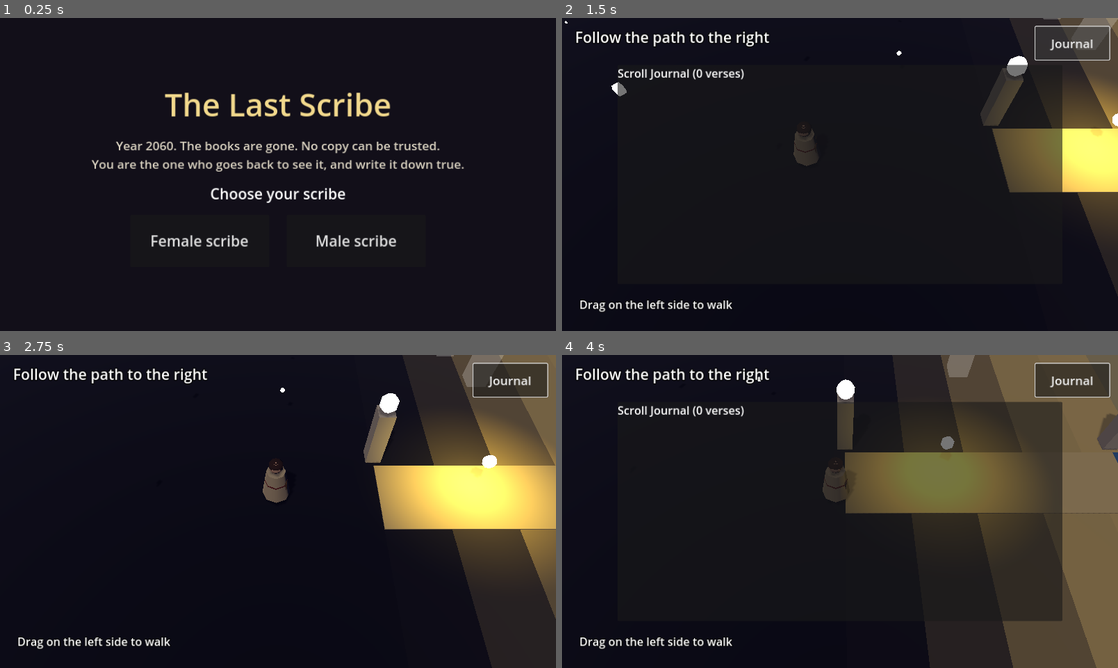
Above: before the commit, frames 1-4 (two rows, left to right).
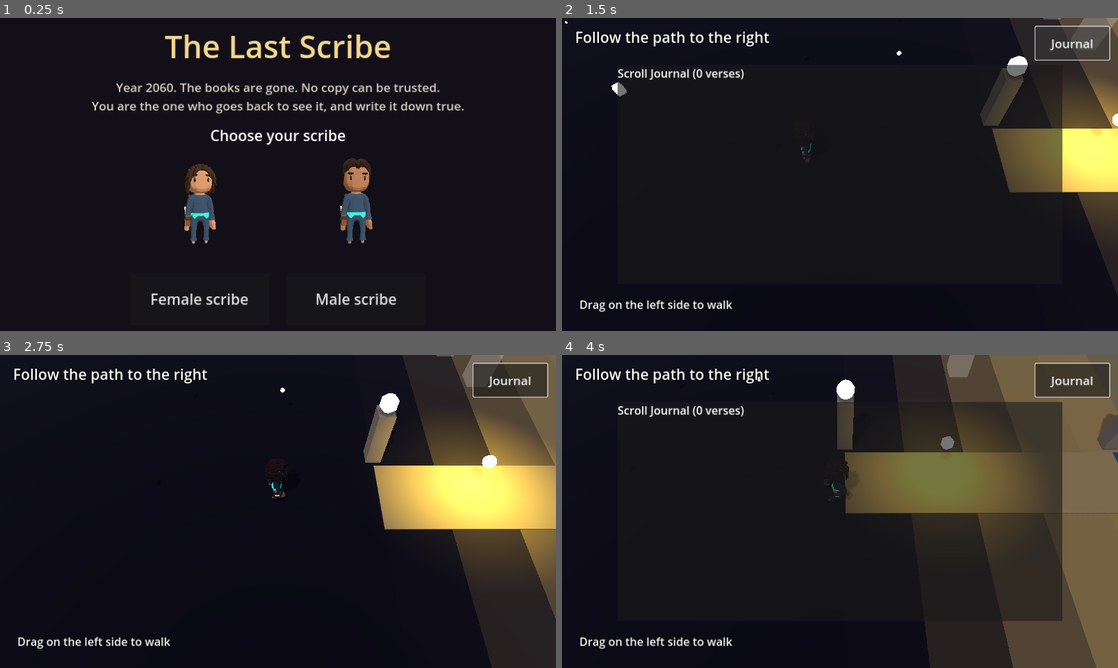
Above: after the commit, the same moments.

Repository: ncpeter3/The-Last-Scribe
Game: Godot game, scene res://core/main.tscn
Same seed, same stepped clock (60 frames per second), same inputs: the game is played once before the commit and once after it.
Inputs (mouse positions are in pixels of both pictures, inside the frame that each line leads up to):
- Up to frame 1 (0.25 s): no input
- Up to frame 2 (1.5 s): click "Female scribe" at 0.5 s; click "Journal" at 1.25 s
- Up to frame 3 (2.75 s): tap Enter at 2, 2.1 s; move the mouse to (400, 495) at 2.02 s; hold D (move_right) from 2.03 s (still down); click (400, 495) at 2.17 s; tap Space at 2.27 s
- Up to frame 4 (4 s): release D (move_right) at 2.75 s; drag from (728, 527) to (812, 574) at 2.77 s; move the mouse to (895, 442) at 3.52 s; hold D (move_right) from 3.53 s (still down); tap Enter at 3.6 s

The runs differ from the first frame. In frame 1, 9.8% of the frame differs, in the area x 16-84%, y 5-92%; in frame 2, 0.3%; in frame 3, 0.4%; in frame 4, 0.4%.

Commit message:
Add real 3D characters, animals and nature art (CC0 Quaternius)
Scribes in 2060 robes with satchel and scroll, Adam and Eve (Eden garments
and coats of skins), cherub, serpent, 15 animals and 24 nature models,
built by Blender scripts in tools/art from CC0 packs. Characters animate
(Idle/Walk); start screen shows the scribe models.

Co-Authored-By: Claude Opus 5.5 <noreply@anthropic.com>
Claude-Session: https://claude.ai/code/session_01QASv4JMoudXv5pyhSDpncy

Diff:
--- a/chapters/01_adam_and_eve/scenes/chapter.gd
+++ b/chapters/01_adam_and_eve/scenes/chapter.gd
@@ -17,7 +17,9 @@
 	"eden": Color(0.3, 0.65, 0.3), "naming": Color(0.35, 0.7, 0.32), "flowers": Color(0.38, 0.72, 0.4),
 	"tree": Color(0.3, 0.55, 0.28), "dark": Color(0.2, 0.3, 0.2), "gate": Color(0.55, 0.4, 0.25),
 }
-const ANIMAL_COLORS := [Color(0.7, 0.5, 0.3), Color(0.85, 0.8, 0.7), Color(0.55, 0.4, 0.3), Color(0.8, 0.65, 0.35), Color(0.4, 0.4, 0.42)]
+# Land animals made on day six and named by Adam: [model id, scale].
+const LAND_ANIMALS := [["cow", 1.0], ["horse", 1.0], ["sheep", 1.0], ["pig", 1.0], ["llama", 1.0], ["zebra", 1.0],
+	["wolf", 1.0], ["fox", 1.0], ["dog", 1.0], ["cat", 1.0], ["chick", 1.2], ["sheep", 0.9], ["cow", 0.9]]
 
 var _scribe: Node3D
 var _cam: Camera3D
@@ -193,7 +195,7 @@
 		_build_section(root, String(b["scenery"]), x0, x1)
 		_marker(root, x1)
 		for f in b.get("figures", []):
-			_figure(root, String(f), x1)
+			_figure(root, String(f), x1, String(b["id"]))
 		x0 = x1
 	_build_section(root, "gate", x0, _world_end + 30.0)
 	_build_ground(root)
@@ -245,6 +247,8 @@
 		"sea":
 			for i in int(len * 0.3):
 				Props.rock(root, Vector3(_rng.randf_range(x0, sea_split), 0.0, _side_z(3.0, 14.0)), _rng.randf_range(0.6, 1.8), Color(0.45, 0.5, 0.52))
+			for i in 8:
+				Props.creature(root, "fish", Vector3(_rng.randf_range(x0, sea_split), 0.05, _side_z(2.0, 10.0)), 1.6)
 			_scatter_plants(root, sea_split, x1, 0.9, false)
 		"sky":
 			_scatter_plants(root, x0, x1, 1.0, true)
@@ -257,11 +261,13 @@
 				Props.bird(root, Vector3(_rng.randf_range(x0, x1), _rng.randf_range(3, 6), _rng.randf_range(-8, 8)), Color(0.9, 0.9, 0.95))
 			Props.slab(root, mid + 2, mid + 9, Color(0.2, 0.5, 0.75), -12, -5, 0.03, 0.1)
 			for i in 6:
-				Props.add(root, Props.sphere(0.25, 0.5, 6), Color(0.95, 0.55, 0.2), Vector3(mid + _rng.randf_range(2.5, 8.5), 0.06, _rng.randf_range(-11.5, -5.5)))
+				Props.creature(root, "fish", Vector3(mid + _rng.randf_range(2.5, 8.5), 0.05, _rng.randf_range(-11.5, -5.5)), 1.4)
+			Props.creature(root, "whale", Vector3(mid + 5.5, -0.9, -8.5), 0.55)
+			Props.creature(root, "eagle", Vector3(mid - 3, 4.5, -6), 1.0)
 		"animals":
 			_scatter_plants(root, x0, x1, 1.0, true)
 			for i in int(len * 0.5):
-				Props.animal(root, Vector3(_rng.randf_range(x0, x1), 0, _side_z(2.0, 9.0)), ANIMAL_COLORS[_rng.randi() % ANIMAL_COLORS.size()], _rng.randf_range(0.8, 1.3), _rng.randf() < 0.2)
+				_land_animal(root, Vector3(_rng.randf_range(x0, x1), 0, _side_z(2.0, 9.0)))
 		"rest":
 			_scatter_plants(root, x0, x1, 1.3, true)
 			for i in int(len * 0.8):
@@ -286,6 +292,8 @@
 		var p := Vector3(_rng.randf_range(x0, x1), 0, _side_z(2.5, 12.0))
 		if trees and _rng.randf() < 0.3:
 			Props.tree(root, p + Vector3(0, 0, signf(p.z) * _rng.randf_range(0, 5)), _rng.randf_range(0.8, 1.5), Color(0.2, 0.55, 0.25))
+		elif _rng.randf() < 0.12:
+			Props.nature(root, "bush", p, _rng.randf_range(0.5, 0.8))
 		else:
 			Props.grass(root, p, Color(0.25, 0.6, 0.25))
 
@@ -298,18 +306,25 @@
 	var len := x1 - x0
 	for i in int(len * dense):
 		var p := Vector3(_rng.randf_range(x0, x1), 0, _side_z(2.8, 16.0))
-		Props.tree(root, p, _rng.randf_range(0.9, 1.7), leaf.lightened(_rng.randf_range(-0.05, 0.1)), Color(0.9, 0.75, 0.2) if _rng.randf() < 0.3 else Color(0, 0, 0, 0))
+		Props.tree(root, p, _rng.randf_range(0.9, 1.7), leaf.lightened(_rng.randf_range(-0.05, 0.1)), Color(0.9, 0.75, 0.2) if _rng.randf() < 0.3 else Color(0, 0, 0, 0),
+				"dead_tree" if kind == "dark" and _rng.randf() < 0.35 else "")
 	for i in int(len * 1.5):
 		Props.flower(root, Vector3(_rng.randf_range(x0, x1), 0, _rng.randf_range(-6, 6)), [Color(1, 0.5, 0.6), Color(1, 0.9, 0.4), Color(0.7, 0.6, 1.0), Color(1, 1, 1)][_rng.randi() % 4])
 	if kind == "eden":
 		Props.slab(root, x0, x1, Color(0.25, 0.55, 0.8), -9.5, -6.0, 0.03, 0.1)
-		Props.tree(root, Vector3(x1 - 4.0, 0, -3.2), 1.3, Color(0.3, 0.7, 0.3), Color(1.0, 0.85, 0.3))
+		# The tree of life in the midst of the garden (Genesis 2:9).
+		Props.tree(root, Vector3(x1 - 4.0, 0, -3.6), 1.6, Color(0.3, 0.7, 0.3), Color(1.0, 0.85, 0.3), "tree_2")
 	if kind == "naming":
 		for i in int(len * 0.9):
-			Props.animal(root, Vector3(_rng.randf_range(x0, x1), 0, _side_z(1.6, 6.0)), ANIMAL_COLORS[_rng.randi() % ANIMAL_COLORS.size()], _rng.randf_range(0.7, 1.4), _rng.randf() < 0.25)
+			_land_animal(root, Vector3(_rng.randf_range(x0, x1), 0, _side_z(1.6, 6.0)))
 	if kind == "tree":
-		Props.tree(root, Vector3(x1 - 3.0, 0, -2.6), 1.7, Color(0.2, 0.5, 0.25), Color(0.85, 0.15, 0.15))
+		# The tree of the knowledge of good and evil: a twisted tree with red-gold leaves.
+		Props.tree(root, Vector3(x1 - 3.0, 0, -3.4), 0.55, Color(0.2, 0.5, 0.25), Color(0.85, 0.15, 0.15), "twisted_tree")
 		Props.serpent(root, Vector3(x1 - 3.7, 0, -1.8))
+
+func _land_animal(root: Node3D, pos: Vector3) -> void:
+	var a: Array = LAND_ANIMALS[_rng.randi() % LAND_ANIMALS.size()]
+	Props.creature(root, a[0], pos, float(a[1]) * _rng.randf_range(0.9, 1.1))
 
 func _marker(root: Node3D, x: float) -> void:
 	Props.add(root, Props.box(Vector3(0.5, 2.0, 0.5)), Color(0.85, 0.8, 0.65), Vector3(x, 1.0, -1.6))
@@ -327,12 +342,14 @@
 	o.add_child(l)
 	_orbs.append(o)
 
-func _figure(root: Node3D, kind: String, x: float) -> void:
+func _figure(root: Node3D, kind: String, x: float, beat_id: String) -> void:
+	# At the gate they wear the coats of skins God made for them (Genesis 3:21).
+	var suffix := "_skins" if beat_id == "gate" else ""
 	match kind:
 		"adam":
-			CharacterFactory.make("adam", root, Vector3(x + 1.8, 0, -1.4), true)
+			CharacterFactory.make("adam" + suffix, root, Vector3(x + 1.8, 0, -1.4), true)
 		"eve":
-			CharacterFactory.make("eve", root, Vector3(x + 3.0, 0, -1.4), true)
+			CharacterFactory.make("eve" + suffix, root, Vector3(x + 3.0, 0, -1.4), true)
 		"serpent":
 			pass  # drawn with the tree
 		"cherub":
--- a/core/characters/character_factory.gd
+++ b/core/characters/character_factory.gd
@@ -1,21 +1,53 @@
 class_name CharacterFactory
 extends RefCounted
 ## Builds a character by id. If a real model exists at res://shared_assets/characters/<id>.glb
-## it is used (with its idle/walk animations); otherwise a simple placeholder figure is built.
-## To add art: drop a .glb named after the id (scribe_female, scribe_male, adam, eve, ...).
+## it is used (with its Idle/Walk animations); otherwise a simple placeholder figure is built.
+## Ids: scribe_female, scribe_male, adam, eve, adam_skins, eve_skins, cherub, serpent.
+## Every character is returned inside a holder node whose front faces +X (like the rest of the game),
+## so turning the holder turns the character.
 
 const DIR := "res://shared_assets/characters/"
+const LOOPING := ["Idle", "Walk", "Run"]
+
+static func has_model(id: String) -> bool:
+	return ResourceLoader.exists(DIR + id + ".glb")
 
 static func make(id: String, parent: Node3D, pos: Vector3, faces_left: bool = false) -> Node3D:
 	var path := DIR + id + ".glb"
 	if ResourceLoader.exists(path):
-		var scene: PackedScene = load(path)
-		var model: Node3D = scene.instantiate()
-		model.position = pos
-		model.rotation.y = PI if faces_left else 0.0
-		parent.add_child(model)
-		var anim := model.find_child("AnimationPlayer", true, false) as AnimationPlayer
-		if anim and anim.has_animation("Idle"):
-			anim.play("Idle")
-		return model
-	return Props.person(parent, pos, id.ends_with("eve") or id.ends_with("female"), faces_left)
+		var holder := Node3D.new()
+		holder.name = id
+		holder.position = pos
+		holder.rotation.y = PI if faces_left else 0.0
+		parent.add_child(holder)
+		var model: Node3D = (load(path) as PackedScene).instantiate()
+		# glTF models face +Z; turn them to face +X.
+		model.rotation.y = PI / 2.0
+		holder.add_child(model)
+		play(holder, "Idle", randf() * 2.0)
+		return holder
+	if id == "cherub":
+		return Props.cherub_placeholder(parent, pos)
+	if id == "serpent":
+		return Props.serpent_placeholder(parent, pos)
+	return Props.person(parent, pos, id.begins_with("eve") or id.ends_with("female"), faces_left)
+
+static func animator(holder: Node) -> AnimationPlayer:
+	return holder.find_child("AnimationPlayer", true, false) as AnimationPlayer
+
+## Play an animation if the model has it. Idle, Walk and Run loop. `offset` starts partway in,
+## so a herd of the same animal doesn't move in lockstep.
+static func play(holder: Node, anim_name: String, offset: float = 0.0, speed: float = 1.0) -> void:
+	var anim := animator(holder)
+	if anim == null or not anim.has_animation(anim_name):
+		return
+	if anim.current_animation == anim_name:
+		anim.speed_scale = speed
+		return
+	var a := anim.get_animation(anim_name)
+	if anim_name in LOOPING:
+		a.loop_mode = Animation.LOOP_LINEAR
+	anim.play(anim_name, 0.2)
+	anim.speed_scale = speed
+	if offset > 0.0:
+		anim.seek(fmod(offset, a.length), true)
--- a/core/main.gd
+++ b/core/main.gd
@@ -23,8 +23,54 @@
 	row.alignment = BoxContainer.ALIGNMENT_CENTER
 	row.add_theme_constant_override("separation", 40)
 	box.add_child(row)
-	row.add_child(_button("Female scribe", "female"))
-	row.add_child(_button("Male scribe", "male"))
+	row.add_child(_choice("Female scribe", "female"))
+	row.add_child(_choice("Male scribe", "male"))
+
+var _turntables: Array[Node3D] = []
+
+func _process(delta: float) -> void:
+	for t in _turntables:
+		t.rotation.y += delta * 0.6
+
+## A button with a small 3D preview of the scribe above it.
+func _choice(text: String, gender: String) -> Control:
+	var col := VBoxContainer.new()
+	col.add_theme_constant_override("separation", 8)
+	var id := "scribe_" + gender
+	if CharacterFactory.has_model(id):
+		var holder := SubViewportContainer.new()
+		holder.stretch = true
+		holder.custom_minimum_size = Vector2(320, 260)
+		var vp := SubViewport.new()
+		vp.own_world_3d = true
+		vp.transparent_bg = true
+		holder.add_child(vp)
+		var stage := Node3D.new()
+		vp.add_child(stage)
+		var turn := Node3D.new()
+		stage.add_child(turn)
+		var model := CharacterFactory.make(id, turn, Vector3.ZERO)
+		model.rotation.y = -PI / 2.0  # face the camera
+		CharacterFactory.play(model, "Idle")
+		_turntables.append(turn)
+		var cam := Camera3D.new()
+		cam.position = Vector3(0, 1.1, 3.2)
+		cam.rotation_degrees = Vector3(-8, 0, 0)
+		cam.fov = 40
+		stage.add_child(cam)
+		var sun := DirectionalLight3D.new()
+		sun.rotation_degrees = Vector3(-35, 25, 0)
+		stage.add_child(sun)
+		var env := WorldEnvironment.new()
+		env.environment = Environment.new()
+		env.environment.background_mode = Environment.BG_CLEAR_COLOR
+		env.environment.ambient_light_source = Environment.AMBIENT_SOURCE_COLOR
+		env.environment.ambient_light_color = Color(0.9, 0.85, 0.8)
+		env.environment.ambient_light_energy = 0.6
+		stage.add_child(env)
+		col.add_child(holder)
+	col.add_child(_button(text, gender))
+	return col
 
 func _label(text: String, size: int, color: Color) -> Label:
 	var l := Label.new()
--- a/core/player/scribe.gd
+++ b/core/player/scribe.gd
@@ -1,5 +1,7 @@
 extends Node3D
-## The scribe: a simple low-poly figure that walks freely on the ground plane (top-down 3D).
+## The scribe: walks freely on the ground plane (top-down 3D). Uses the real 3D model
+## (shared_assets/characters/scribe_female.glb or scribe_male.glb) with Idle/Walk animations,
+## or a simple low-poly figure if the model is missing.
 ## Move with WASD or the on-screen joystick (move_vec: x = right, y = down the screen / +Z).
 ## frozen stops movement during dialogue; min_x/max_x and z limits keep the scribe in bounds.
 
@@ -15,8 +17,14 @@
 var _visual: Node3D
 var _legs: Array[Node3D] = []
 var _t := 0.0
+var _model := false
 
 func _ready() -> void:
+	var id := "scribe_female" if female else "scribe_male"
+	if CharacterFactory.has_model(id):
+		_visual = CharacterFactory.make(id, self, Vector3.ZERO)
+		_model = true
+		return
 	_visual = Node3D.new()
 	add_child(_visual)
 	var robe := Color(0.82, 0.74, 0.55)
@@ -52,9 +60,14 @@
 		# Face the direction of travel (the figure's front is +X).
 		var target := atan2(-v.y, v.x)
 		_visual.rotation.y = lerp_angle(_visual.rotation.y, target, 0.25)
+		if _model:
+			CharacterFactory.play(_visual, "Walk", 0.0, clampf(v.length() * 1.3, 0.6, 1.3))
+			return
 		_visual.position.y = absf(sin(_t)) * 0.07
 		_legs[0].rotation.z = sin(_t) * 0.6
 		_legs[1].rotation.z = -sin(_t) * 0.6
+	elif _model:
+		CharacterFactory.play(_visual, "Idle")
 	else:
 		_visual.position.y = lerpf(_visual.position.y, 0.0, 0.2)
 		for l in _legs:
--- a/core/world/props.gd
+++ b/core/world/props.gd
@@ -1,7 +1,46 @@
 class_name Props
 extends RefCounted
-## Procedural low-poly props for the 2.5D world. Everything is built from primitive meshes
-## so the game has depth and lighting before real art is dropped in.
+## Props for the top-down 3D world. Real models (CC0 Quaternius art in res://shared_assets) are
+## used when present; each helper falls back to simple primitive shapes if a model is missing.
+
+const NATURE := "res://shared_assets/nature/"
+const ANIMALS := "res://shared_assets/animals/"
+const FAR := 48.0  # props farther than this from the camera are not drawn (saves phone GPU time)
+const TREES := ["tree_1", "tree_2", "tree_3", "tree_4", "tree_5"]
+const ROCKS := ["rock_1", "rock_2", "rock_3"]
+const GRASS := ["grass_short", "grass_short", "clover", "fern"]
+const FLOWERS := ["flowers_1", "flowers_2", "bush_flowers"]
+
+static var _cache: Dictionary = {}
+
+## Load a scene once and reuse it. Returns null when the file isn't there.
+static func scene(path: String) -> PackedScene:
+	if not _cache.has(path):
+		_cache[path] = load(path) if ResourceLoader.exists(path) else null
+	return _cache[path]
+
+## Place a model from shared_assets. `name` is a file in nature/ (.gltf) or animals/ (.glb).
+static func model(parent: Node3D, path: String, pos: Vector3, s: float = 1.0, yaw: float = 0.0) -> Node3D:
+	var ps := scene(path)
+	if ps == null:
+		return null
+	var n: Node3D = ps.instantiate()
+	n.position = pos
+	n.rotation.y = yaw
+	n.scale = Vector3.ONE * s
+	parent.add_child(n)
+	for g in n.find_children("*", "GeometryInstance3D", true, false):
+		(g as GeometryInstance3D).visibility_range_end = FAR
+	return n
+
+static func nature(parent: Node3D, id: String, pos: Vector3, s: float = 1.0) -> Node3D:
+	return model(parent, NATURE + id + ".gltf", pos, s, _yaw(pos))
+
+static func _pick(list: Array, pos: Vector3) -> String:
+	return list[absi(int(pos.x * 7.3 + pos.z * 13.1)) % list.size()]
+
+static func _yaw(pos: Vector3) -> float:
+	return fmod(pos.x * 1.7 + pos.z * 2.3, TAU)
 
 static func mat(c: Color, emissive: float = 0.0) -> StandardMaterial3D:
 	var m := StandardMaterial3D.new()
@@ -46,7 +85,48 @@
 static func slab(parent: Node3D, x0: float, x1: float, c: Color, z0: float = -45.0, z1: float = 10.0, y: float = 0.0, thick: float = 0.4) -> void:
 	add(parent, box(Vector3(x1 - x0, thick, z1 - z0)), c, Vector3((x0 + x1) / 2.0, y - thick / 2.0, (z0 + z1) / 2.0))
 
-static func tree(parent: Node3D, pos: Vector3, s: float, leaf: Color, fruit: Color = Color(0, 0, 0, 0)) -> Node3D:
+static func tree(parent: Node3D, pos: Vector3, s: float, leaf: Color, fruit: Color = Color(0, 0, 0, 0), kind: String = "") -> Node3D:
+	if kind == "":
+		kind = _pick(TREES, pos)
+	var m := nature(parent, kind, pos, s * 0.5)
+	if m != null:
+		if fruit.a > 0.0:
+			_fruit_on(parent, m, fruit, 7)
+		return m
+	return tree_placeholder(parent, pos, s, leaf, fruit)
+
+## Hang fruit around the outside of a tree's leafy crown (the upper part of its bounding box).
+static func _fruit_on(parent: Node3D, tree_node: Node3D, fruit: Color, count: int) -> void:
+	var box := AABB()
+	var first := true
+	for g in tree_node.find_children("*", "VisualInstance3D", true, false):
+		var vi := g as VisualInstance3D
+		var b := vi.global_transform * vi.get_aabb() if vi.is_inside_tree() else _local_aabb(tree_node, vi)
+		box = b if first else box.merge(b)
+		first = false
+	if first:
+		return
+	var c := box.get_center()
+	var h := box.size.y
+	var center := Vector3(c.x, box.position.y + h * 0.68, c.z)
+	var radius := Vector3(box.size.x * 0.38, h * 0.22, box.size.z * 0.38)
+	for i in count:
+		var ang := float(i) / count * TAU + tree_node.position.x
+		var up := 0.25 + 0.5 * float(i % 3) / 2.0
+		var d := Vector3(cos(ang) * (1.0 - up * 0.4), up - 0.3, sin(ang) * (1.0 - up * 0.4))
+		var f := add(parent, sphere(0.17), fruit, center + d * radius, 0.3)
+		f.visibility_range_end = FAR
+
+static func _local_aabb(root: Node3D, vi: VisualInstance3D) -> AABB:
+	var t := Transform3D.IDENTITY
+	var n: Node = vi
+	while n != null and n != root.get_parent():
+		if n is Node3D:
+			t = (n as Node3D).transform * t
+		n = n.get_parent()
+	return t * vi.get_aabb()
+
+static func tree_placeholder(parent: Node3D, pos: Vector3, s: float, leaf: Color, fruit: Color = Color(0, 0, 0, 0)) -> Node3D:
 	var t := Node3D.new()
 	t.position = pos
 	t.scale = Vector3.ONE * s
@@ -61,18 +141,40 @@
 	return t
 
 static func rock(parent: Node3D, pos: Vector3, s: float, c: Color = Color(0.5, 0.48, 0.45)) -> void:
+	if nature(parent, _pick(ROCKS, pos), pos, s * 0.35) != null:
+		return
 	var r := add(parent, sphere(0.6, 0.6, 5), c, pos)
 	r.scale = Vector3.ONE * s
 	r.rotation.y = pos.x
 
 static func grass(parent: Node3D, pos: Vector3, c: Color) -> void:
+	if nature(parent, _pick(GRASS, pos), pos, 0.45) != null:
+		return
 	for i in 3:
 		var m := add(parent, cyl(0.0, 0.08, 0.6 + 0.2 * i, 4), c.lightened(0.05 * i), pos + Vector3(0.12 * i - 0.12, 0.3, 0.05 * i))
 		m.rotation.z = (i - 1) * 0.25
 
 static func flower(parent: Node3D, pos: Vector3, c: Color) -> void:
+	if nature(parent, _pick(FLOWERS, pos), pos, 0.3) != null:
+		return
 	add(parent, cyl(0.02, 0.02, 0.5, 4), Color(0.2, 0.5, 0.2), pos + Vector3(0, 0.25, 0))
 	add(parent, sphere(0.1, 0.6, 6), c, pos + Vector3(0, 0.52, 0))
+
+## A real animal model by id (cow, horse, sheep, ...), idling. Falls back to a block animal.
+static func creature(parent: Node3D, id: String, pos: Vector3, s: float = 1.0) -> Node3D:
+	var ps := scene(ANIMALS + id + ".glb")
+	if ps == null:
+		return animal(parent, pos, Color(0.7, 0.55, 0.4), s, id in ["llama", "horse", "zebra"])
+	var holder := Node3D.new()
+	holder.position = pos
+	holder.rotation.y = _yaw(pos)
+	holder.scale = Vector3.ONE * s
+	parent.add_child(holder)
+	holder.add_child(ps.instantiate())
+	var anim := CharacterFactory.animator(holder)
+	if anim:
+		CharacterFactory.play(holder, "Idle" if anim.has_animation("Idle") else "Walk", absf(pos.x + pos.z))
+	return holder
 
 static func animal(parent: Node3D, pos: Vector3, body: Color, size: float = 1.0, tall_neck: bool = false) -> Node3D:
 	var a := Node3D.new()
@@ -92,6 +194,9 @@
 	return a
 
 static func bird(parent: Node3D, pos: Vector3, c: Color) -> void:
+	if scene(ANIMALS + "bird.glb") != null:
+		creature(parent, "bird", pos, 1.4)
+		return
 	var b := Node3D.new()
 	b.position = pos
 	parent.add_child(b)
@@ -118,6 +223,9 @@
 	return p
 
 static func serpent(parent: Node3D, pos: Vector3) -> void:
+	CharacterFactory.make("serpent", parent, pos, true)
+
+static func serpent_placeholder(parent: Node3D, pos: Vector3) -> Node3D:
 	var c := Color(0.25, 0.55, 0.25)
 	var s := Node3D.new()
 	s.position = pos
@@ -125,6 +233,7 @@
 	for i in 8:
 		add(s, sphere(0.14 - i * 0.008, 1.0, 6), c.lightened(0.02 * i), Vector3(sin(i * 0.9) * 0.25, 0.1 + i * 0.22, cos(i * 0.9) * 0.1))
 	add(s, sphere(0.13, 0.8, 6), c.lightened(0.1), Vector3(0.1, 1.95, 0.05))
+	return s
 
 static func flame(parent: Node3D, pos: Vector3) -> void:
 	var f := Node3D.new()
@@ -140,8 +249,12 @@
 	f.add_child(l)
 
 static func cherub(parent: Node3D, pos: Vector3) -> void:
+	CharacterFactory.make("cherub", parent, pos, true)
+
+static func cherub_placeholder(parent: Node3D, pos: Vector3) -> Node3D:
 	var p := person(parent, pos, false)
 	p.scale = Vector3.ONE * 1.5
 	for s in [-1.0, 1.0]:
 		var w := add(p, box(Vector3(0.05, 1.0, 0.6)), Color(0.95, 0.9, 0.75), Vector3(0, 1.1, 0.35 * s), 0.6)
 		w.rotation.x = 0.35 * s
+	return p
Binary file added: shared_assets/animals/bird.glb
Binary file added: shared_assets/animals/cat.glb
Binary file added: shared_assets/animals/chick.glb
Binary file added: shared_assets/animals/cow.glb
Binary file added: shared_assets/animals/dog.glb
Binary file added: shared_assets/animals/eagle.glb
Binary file added: shared_assets/animals/fish.glb
Binary file added: shared_assets/animals/fox.glb
Binary file added: shared_assets/animals/horse.glb
Binary file added: shared_assets/animals/llama.glb
Binary file added: shared_assets/animals/pig.glb
Binary file added: shared_assets/animals/sheep.glb
(and 68 more such lines)
